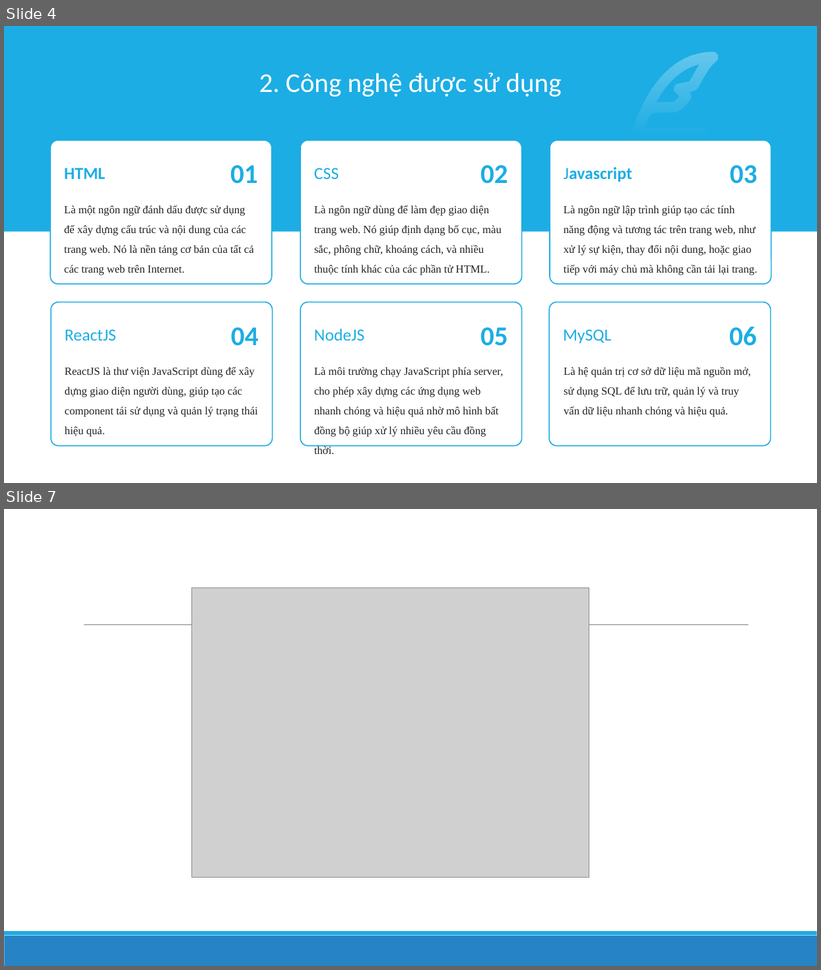
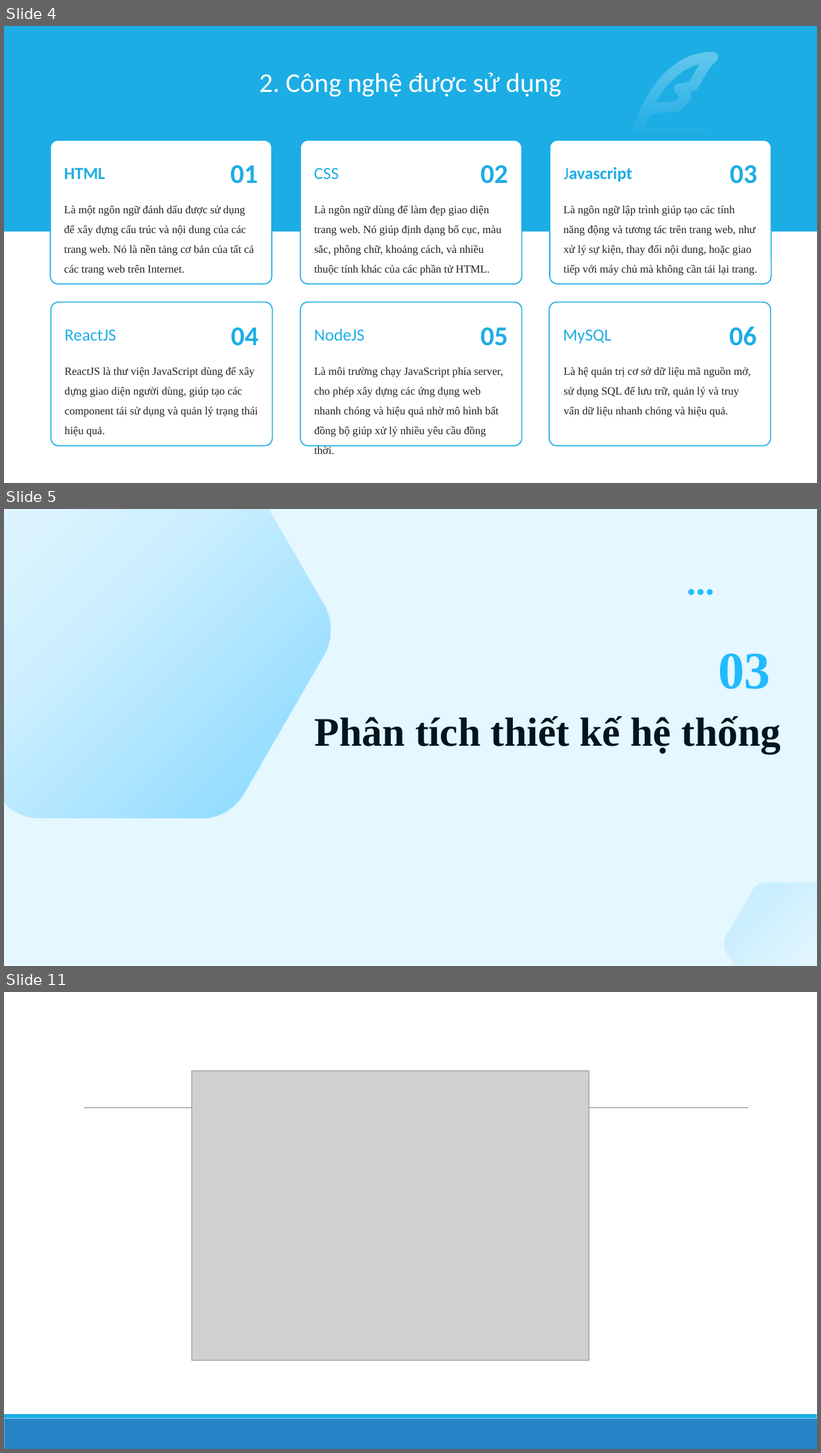
Before and after one commit to qhd279/Nhom055, a slide deck: slide.pptx. Shown one above the other, each under a label of ours: slides 4 and 7 before the commit, slides 4, 5 and 11 after it; the slides between them are not shown. The pictures are 821x970 and 821x1453 pixels, drawn with LibreOffice and Linux fonts; fonts in the diff are those of the drawing; grey boxes stand for pictures; background and template pictures are left out. Boxes give left, top, right and bottom in pixels: in the first picture for what was removed or moved away, otherwise in the second. Text is boxed around its words. In the diff, an @@ line names an element or a change of style, - is before the commit and + after.

```diff
--- a/slide.pptx
+++ b/slide.pptx
@@ slide 5 added at <box>4,509,817,966</box>, background #E5F7FF @@
@@ freeform shape added at <box>4,509,330,819</box>, fill gradient #83D8FF @@
@@ ellipse added at <box>688,589,694,595</box>, fill #22BAFF @@
@@ ellipse added at <box>698,589,704,595</box>, fill #22BAFF @@
@@ ellipse added at <box>708,589,714,595</box>, fill #22BAFF @@
@@ text added at <box>718,654,771,689</box>, 62 pt, text #22BAFF, bold @@
+03
@@ title added at <box>315,716,781,754</box>, 48 pt, text #00151E, bold @@
+Phân tích thiết kế hệ thống
@@ freeform shape added at <box>725,883,817,966</box>, fill gradient #83D8FF @@
@@ what was slide 7 is now slide 11 @@
```
Also in this commit, not shown: 2 slides changed, 4 other slides added, 1 slide removed, 10 other files.
